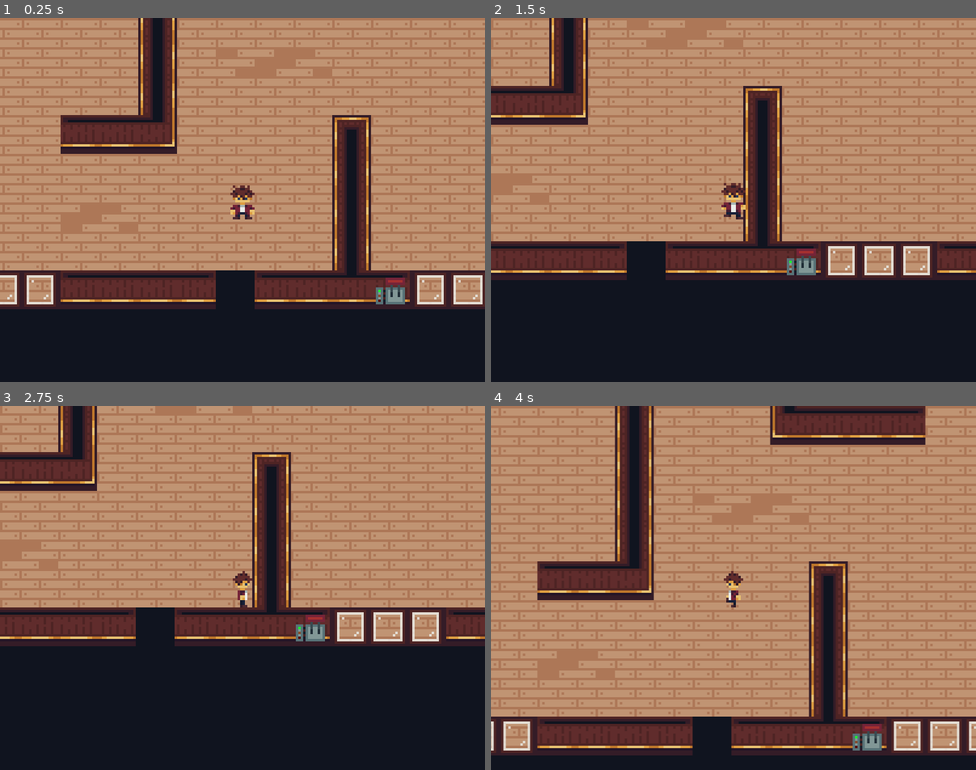
Above: before the commit, frames 1-4 (two rows, left to right).
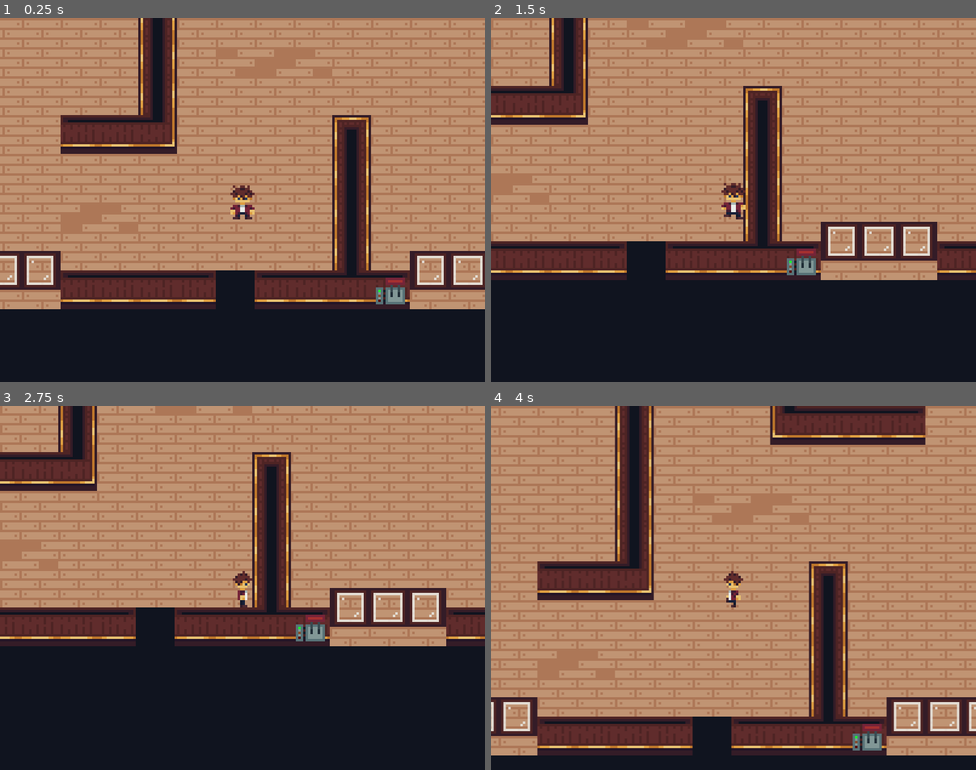
Above: after the commit, the same moments.

Repository: Portalyst/afraid-of-wolves
Game: Godot game, scene res://scenes/level.tscn
Same seed, same stepped clock (60 frames per second), same inputs: the game is played once before the commit and once after it.
Inputs:
- Up to frame 1 (0.25 s): no input
- Up to frame 2 (1.5 s): hold D (right) 0.53-1.28 s; hold S (down) from 1.28 s (still down)
- Up to frame 3 (2.75 s): tap Enter at 2 s; release S (down) at 2.03 s; hold D (right) from 2.03 s (still down)
- Up to frame 4 (4 s): release D (right) at 2.78 s; hold W (up) 2.78-3.53 s; hold A (left) from 3.53 s (still down)

The runs differ from the first frame. In frame 1, 2.7% of the frame differs, in the area x 0-100%, y 64-80%; in frame 2, 2.3%; in frame 3, 2.3%; in frame 4, 2.9%, in the area x 0-100%, y 80-96%.

Commit message:
window update

Diff:
--- a/scenes/window.tscn
+++ b/scenes/window.tscn
@@ -1,7 +1,10 @@
 [gd_scene format=3 uid="uid://d3bi08tfs43wa"]
 
+[ext_resource type="Script" uid="uid://hrgiap2iia4q" path="res://scripts/window.gd" id="1_ato5p"]
 [ext_resource type="Texture2D" uid="uid://d3u58vh3o6b0r" path="res://sprites/window/window0.png" id="1_oya5r"]
+[ext_resource type="Texture2D" uid="uid://dssjbco4jeelg" path="res://sprites/window/window1.png" id="2_qvkcj"]
 [ext_resource type="Texture2D" uid="uid://dc2du3airgoo7" path="res://sprites/window/leveler.png" id="2_to7fh"]
+[ext_resource type="Texture2D" uid="uid://b2e5ehdyafjt8" path="res://sprites/window/window2.png" id="4_syahi"]
 
 [sub_resource type="RectangleShape2D" id="RectangleShape2D_oya5r"]
 size = Vector2(50, 2)
@@ -14,6 +17,22 @@
 }],
 "loop": true,
 "name": &"window0",
+"speed": 5.0
+}, {
+"frames": [{
+"duration": 1.0,
+"texture": ExtResource("2_qvkcj")
+}],
+"loop": true,
+"name": &"window1",
+"speed": 5.0
+}, {
+"frames": [{
+"duration": 1.0,
+"texture": ExtResource("4_syahi")
+}],
+"loop": true,
+"name": &"window2",
 "speed": 5.0
 }]
 
@@ -127,6 +146,7 @@
 }]
 
 [node name="window" type="StaticBody2D" unique_id=1972362471]
+script = ExtResource("1_ato5p")
 
 [node name="CollisionShape2D" type="CollisionShape2D" parent="." unique_id=668877832]
 visible = false
@@ -134,6 +154,7 @@
 shape = SubResource("RectangleShape2D_oya5r")
 
 [node name="AnimatedSprite2D" type="AnimatedSprite2D" parent="." unique_id=738110515]
+position = Vector2(0, -8)
 sprite_frames = SubResource("SpriteFrames_to7fh")
 animation = &"window0"
 
--- /dev/null
+++ b/scripts/window.gd
@@ -0,0 +1,11 @@
+extends StaticBody2D
+
+@export var type : int = 0
+# Called when the node enters the scene tree for the first time.
+func _ready() -> void:
+	$AnimatedSprite2D.play("window"+str(type))
+
+
+# Called every frame. 'delta' is the elapsed time since the previous frame.
+func _process(delta: float) -> void:
+	pass
Not shown, added: scripts/window.gd.uid
Binary file added: sprites/window/window1.png
Not shown, added: sprites/window/window1.png.import
Binary file added: sprites/window/window2.png
Not shown, added: sprites/window/window2.png.import
